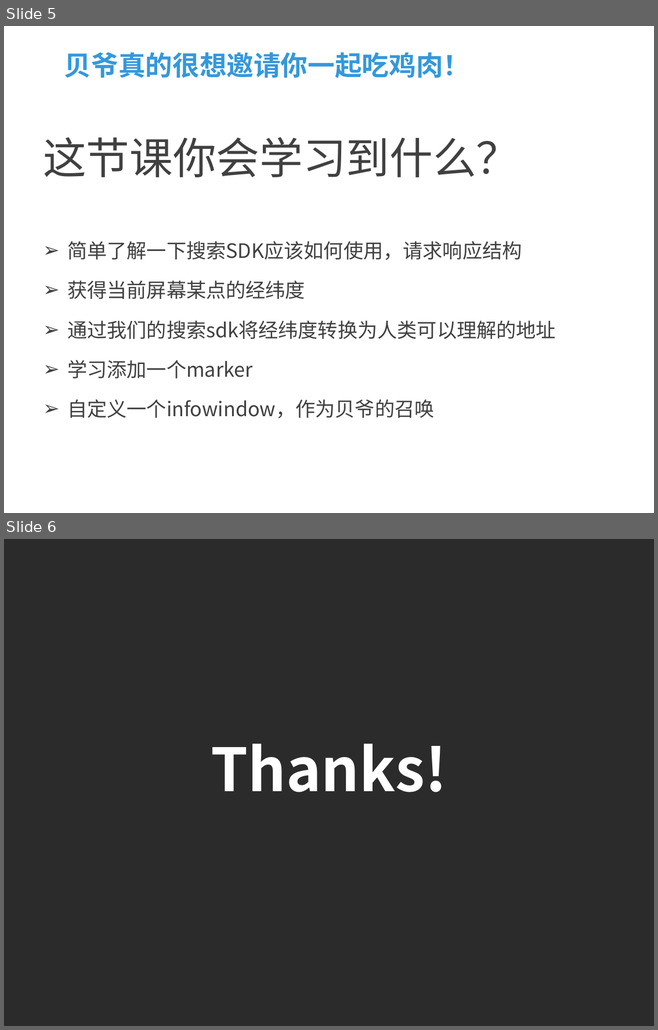
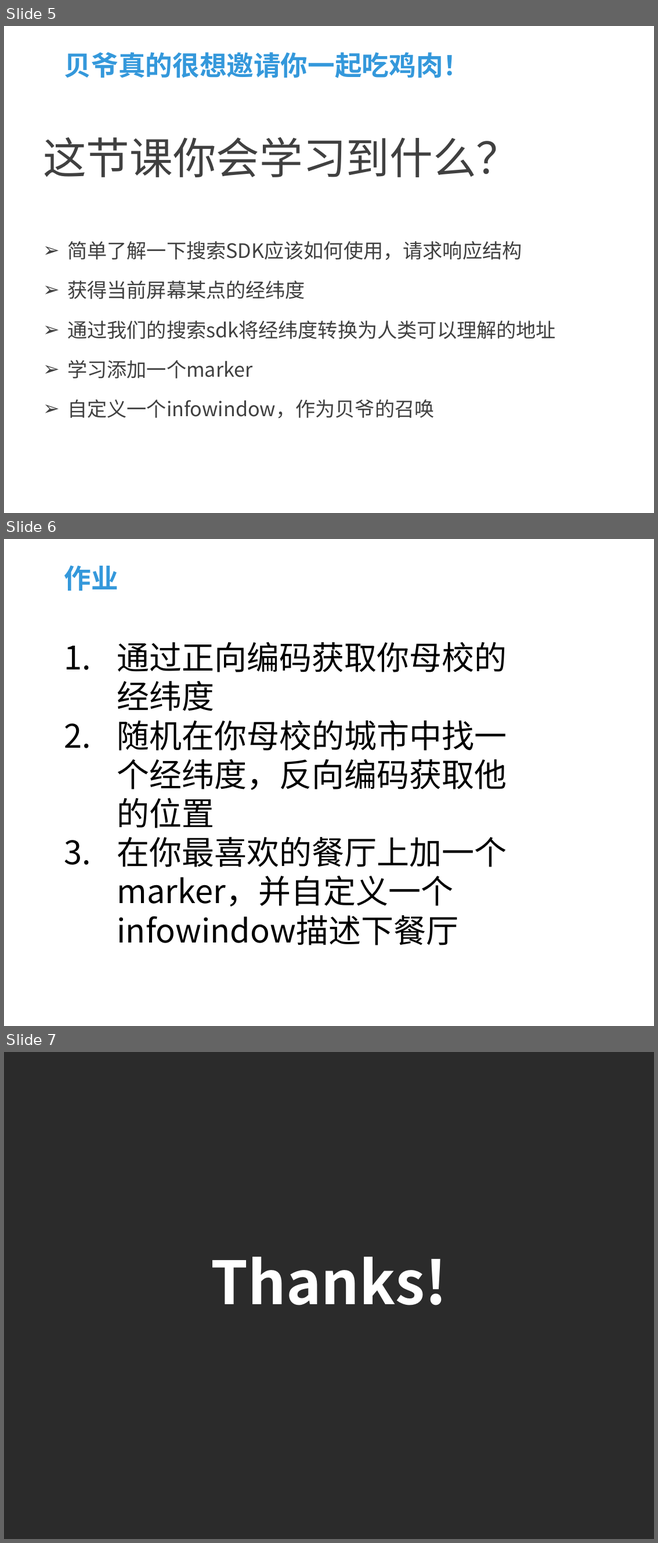
Before and after one commit to fifa0329/HelloAmap, a slide deck: 课程ppt/WP SDK开发指南2.pptx. Shown one above the other, each under a label of ours: slides 5 and 6 before the commit, slides 5, 6 and 7 after it. The pictures are 658x1030 and 658x1543 pixels, drawn with LibreOffice and Linux fonts; fonts in the diff are those of the drawing; background and template pictures are left out; a plain dark background stands for a picture behind light text. Boxes give left, top, right and bottom in pixels: in the first picture for what was removed or moved away, otherwise in the second. Text is boxed around its words. In the diff, an @@ line names an element or a change of style, - is before the commit and + after.

```diff
--- a/课程ppt/WP SDK开发指南2.pptx
+++ b/课程ppt/WP SDK开发指南2.pptx
@@ slide 6 added at (4, 539, 654, 1026), background picture (left out) @@
@@ title added at (64, 565, 118, 591), 30 pt, text #3498DB, bold @@
+作业
@@ text added at (117, 642, 507, 946), 36 pt, text #000000 @@
+1. 通过正向编码获取你母校的经纬度
+2. 随机在你母校的城市中找一个经纬度，反向编码获取他的位置
+3. 在你最喜欢的餐厅上加一个marker，并自定义一个infowindow描述下餐厅
@@ what was slide 6 is now slide 7 @@
```
Also in this commit, not shown: 1 slide changed, 3 other files.
